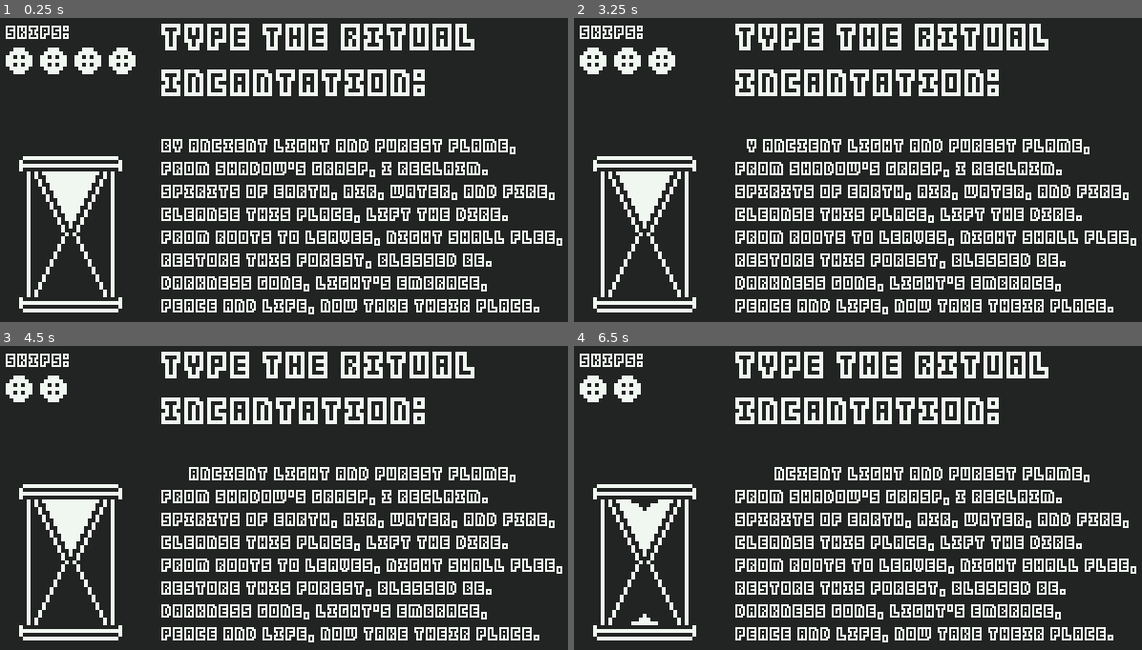
Above: before the commit, frames 1-4 (two rows, left to right).
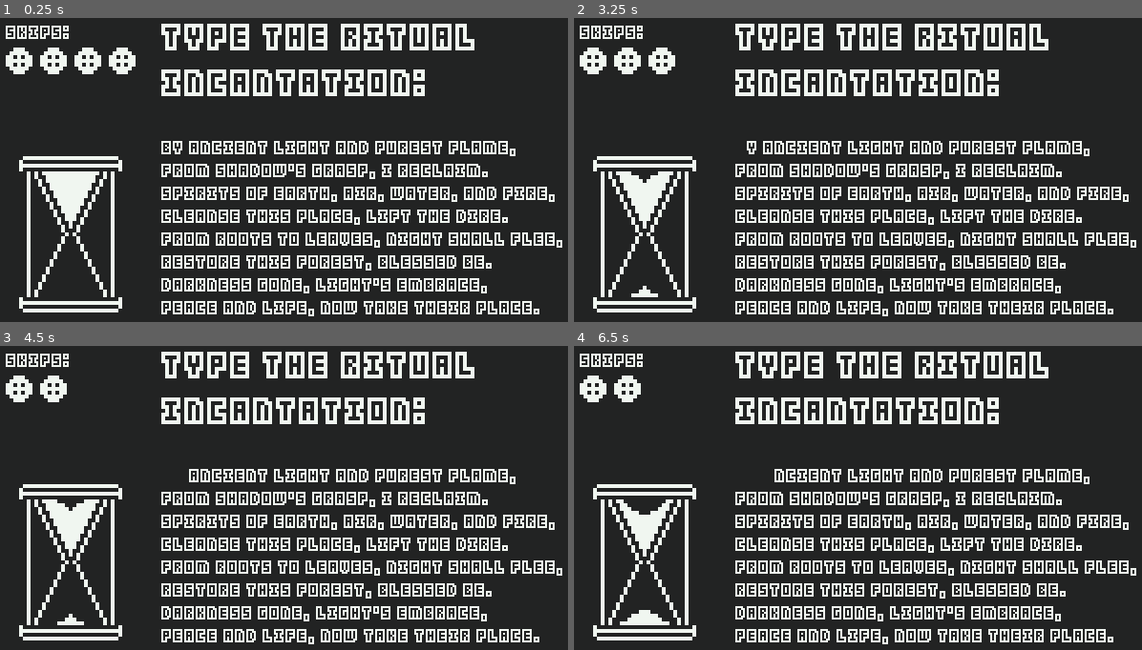
Above: after the commit, the same moments.

Repository: SolarLabyrinth/Lunariel
Game: Godot game, scene res://Scenes/Main.tscn
The game is run twice, just before and just after one commit, with the same random seed, the same clock (stepped at 60 frames per second) and the same inputs. This scene is started directly instead of the project's main scene.
Inputs (mouse positions are in pixels of both pictures, inside the frame that each line leads up to):
- Up to frame 1 (0.25 s): no input
- Up to frame 2 (3.25 s): tap Enter (ui_accept) at 0.5, 0.77, 1.25, 1.52, 2, 2.75, 3.02 s; move the mouse to (988, 154) at 0.52 s; hold Right (ui_right) 0.53-1.28 s; click (988, 154) at 0.6 s; move the mouse to (733, 191) at 1.27 s; hold Left (ui_left) 1.28-2.03 s; tap E (sl_interact) at 1.35 s; click (733, 191) at 1.55 s; move the mouse to (914, 97) at 2.02 s; hold Right (ui_right) from 2.03 s (still down); click (914, 97) at 2.1 s; move the mouse to (823, 242) at 2.77 s; click (823, 242) at 2.85 s
- Up to frame 3 (4.5 s): tap Enter (ui_accept) at 3.5, 3.77, 4.25 s; move the mouse to (465, 552) at 3.52 s; release Right (ui_right) at 3.53 s; hold Left (ui_left) from 3.53 s (still down); tap E (sl_interact) at 3.6 s; click (465, 552) at 3.8 s; move the mouse to (96, 449) at 4.27 s; click (96, 449) at 4.35 s
- Up to frame 4 (6.5 s): tap Enter (ui_accept) at 4.52, 6.02 s; move the mouse to (886, 501) at 5.02 s; click (886, 501) at 5.1 s; move the mouse to (761, 415) at 5.77 s; release Left (ui_left) at 5.78 s; hold Right (ui_right) from 5.78 s (still down); tap E (sl_interact) at 5.85 s; click (761, 415) at 6.05 s

The runs differ from the first frame. In frame 1, 9.6% of the frame differs, in the area x 28-99%, y 39-99%; in frame 2, 9.7%; in frame 3, 9.7%; in frame 4, 9.8%, in the area x 8-99%, y 39-99%.

Commit message:
scale wpm

Diff:
--- a/Scenes/TypingTest2.tscn
+++ b/Scenes/TypingTest2.tscn
@@ -201,9 +201,9 @@
 script = ExtResource("1_grd6q")
 
 [node name="VBoxContainer" type="VBoxContainer" parent="."]
-offset_left = 170.0
+offset_left = 194.0
 offset_top = 106.0
-offset_right = 640.0
+offset_right = 627.0
 offset_bottom = 360.0
 alignment = 1
 
@@ -215,7 +215,7 @@
 layout_mode = 2
 alignment = 1
 
-[node name="TestText" type="RichTextLabel" parent="VBoxContainer/HBoxContainer"]
+[node name="TestText" type="RichTextLabel" parent="VBoxContainer"]
 unique_name_in_owner = true
 layout_mode = 2
 theme = ExtResource("2_taoin")
--- a/Scenes/death.gd
+++ b/Scenes/death.gd
@@ -1,5 +1,5 @@
 extends Node2D
 
 func _input(_event: InputEvent) -> void:
-    if Input.is_action_just_pressed('sl_left_mouse'):
+    if Input.is_action_just_pressed('sl_respawn'):
         SceneManager.go_back_to_previous_grace()
--- a/Scenes/typing_test_2.gd
+++ b/Scenes/typing_test_2.gd
@@ -36,7 +36,8 @@
 		return stamina
 
 func calc_test_time():
-	var final_wpm: float = wpm - (5 * player_data.wpm_adjustment)
+	# RIP Ani
+	var final_wpm: float = (wpm * 2) - (5 * player_data.wpm_adjustment)
 	print(final_wpm)
 	return 60.0 * (test_text.length() / 5.0 / final_wpm) + 1
 func set_time_display(value: float):
--- a/project.godot
+++ b/project.godot
@@ -60,6 +60,12 @@
 "events": [Object(InputEventKey,"resource_local_to_scene":false,"resource_name":"","device":-1,"window_id":0,"alt_press …(195 unchanged characters)…
 ]
 }
+sl_respawn={
+"deadzone": 0.5,
+"events": [Object(InputEventMouseButton,"resource_local_to_scene":false,"resource_name":"","device":-1,"window_id":0,"alt_pressed":false,"shift_pressed":false,"ctrl_pressed":false,"meta_pressed":false,"button_mask":1,"position":Vector2(102, 17),"global_position":Vector2(111, 63),"factor":1.0,"button_index":1,"canceled":false,"pressed":true,"double_click":false,"script":null)
+, Object(InputEventKey,"resource_local_to_scene":false,"resource_name":"","device":-1,"window_id":0,"alt_pressed":false,"shift_pressed":false,"ctrl_pressed":false,"meta_pressed":false,"pressed":false,"keycode":0,"physical_keycode":4194309,"key_label":0,"unicode":0,"location":0,"echo":false,"script":null)
+]
+}
 
 [rendering]
 
